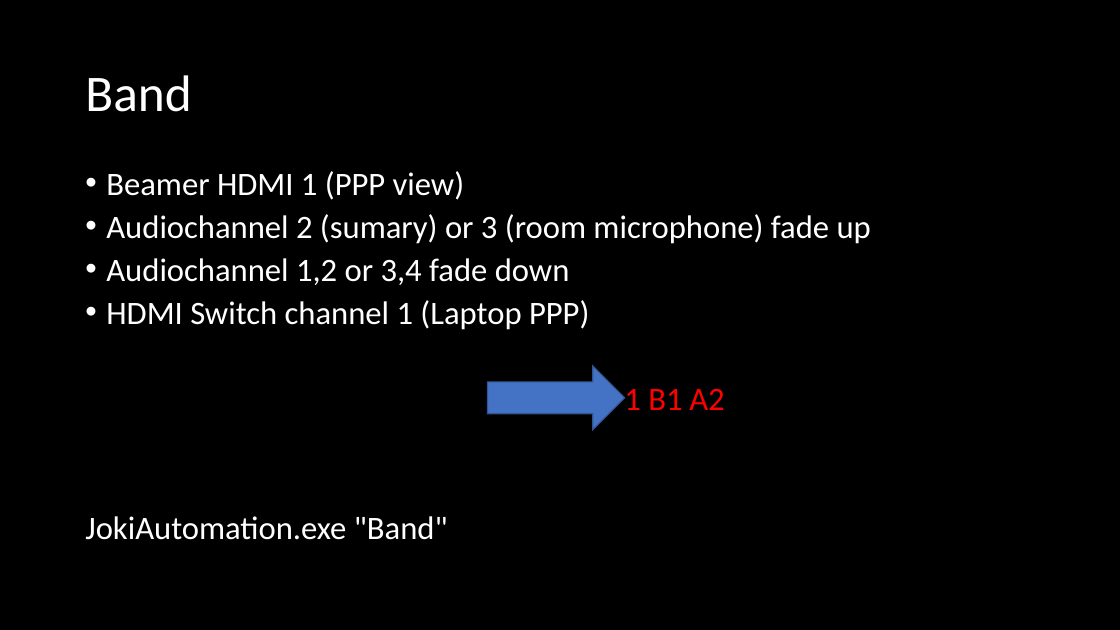
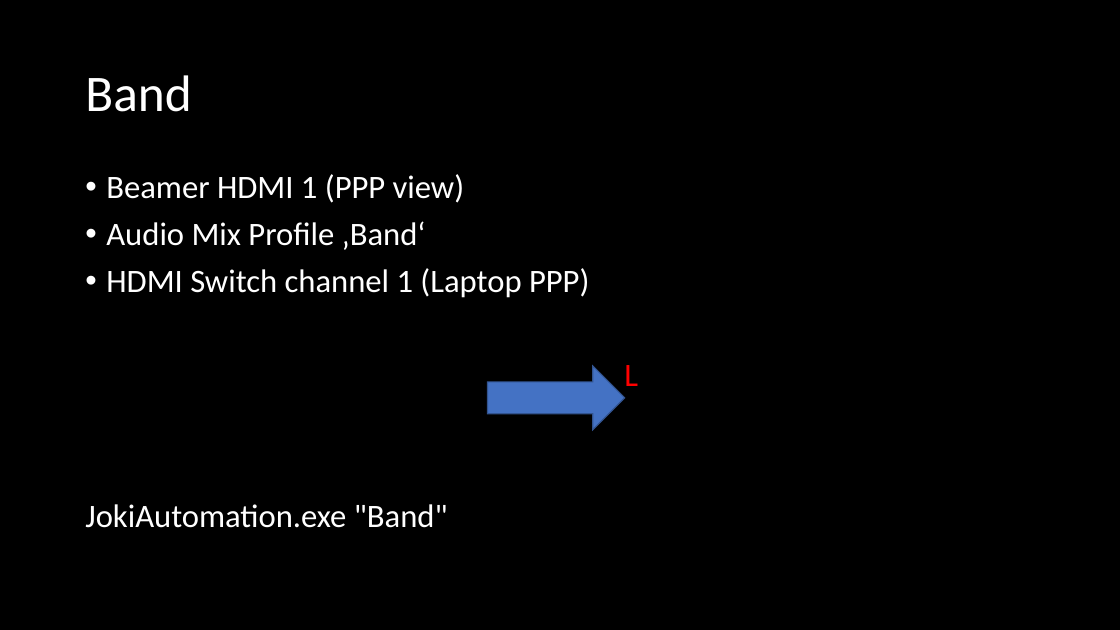
Before and after one commit to Geierwally-xD/JokiAutomation, a slide deck: slide 3 of docu/JoKiAutomationTemplate.pptx. Drawn at 1120x630 pixels with LibreOffice and Linux fonts; fonts in the diff are those of the drawing. Boxes give left, top, right and bottom in pixels: in the first picture for what was removed or moved away, otherwise in the second. Text is boxed around its words. In the diff, an @@ line names an element or a change of style, - is before the commit and + after.

Commit message:
Version V1001 overworked audio control, backup recorder included

```diff
--- a/docu/JoKiAutomationTemplate.pptx
+++ b/docu/JoKiAutomationTemplate.pptx
@@ text at box(85, 174, 589, 528): line spacing 0.8 to 0.9 @@
@@ text at box(106, 221, 426, 250): text changed @@
-• Audiochannel 2 (sumary) or 3 (room microphone) fade up
-• Audiochannel 1,2 or 3,4 fade down
+• Audio Mix Profile ‚Band‘
@@ text at box(624, 365, 638, 386): text changed @@
-1 B1 A2
+L
```
Also in this commit, not shown: 10 other slides changed, 1 slide added, 3 slides removed, 10 other files.
